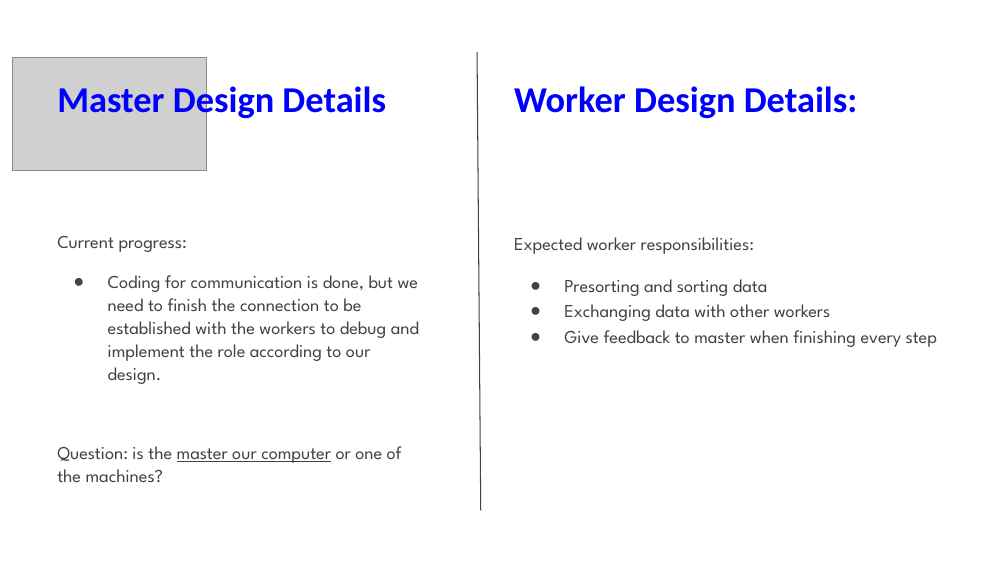
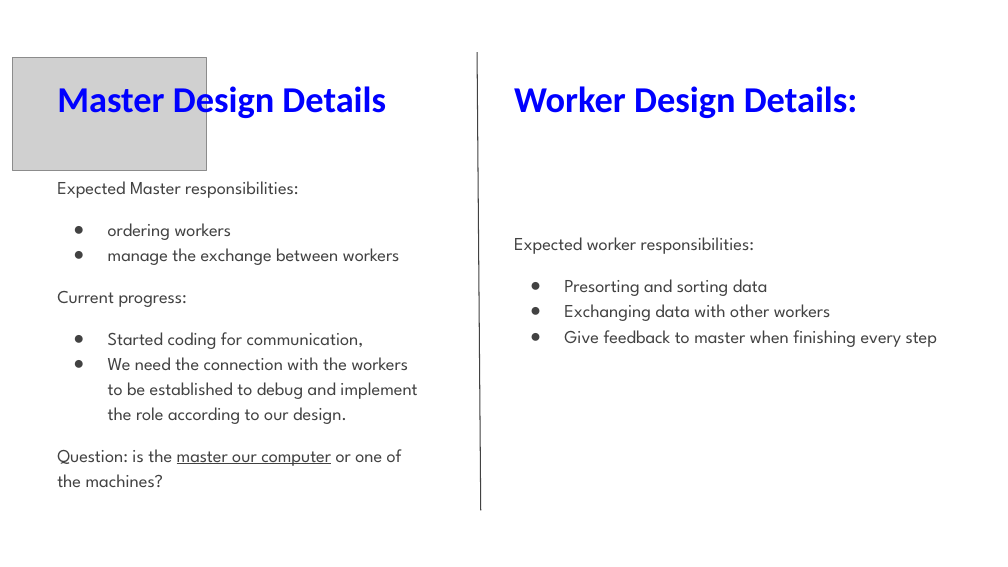
Before and after one commit to mmsellam/332project, a slide deck: slide 9 of Mid-time project presentation.pptx (slide 10 before the commit). Drawn at 1008x567 pixels with LibreOffice and Linux fonts; fonts in the diff are those of the drawing; grey boxes stand for pictures. Boxes give left, top, right and bottom in pixels: in the first picture for what was removed or moved away, otherwise in the second. Text is boxed around its words. In the diff, an @@ line names an element or a change of style, - is before the commit and + after.

Commit message:
Done mid time presentation and quick fixes to design for the worker exchange

```diff
--- a/Mid-time project presentation.pptx
+++ b/Mid-time project presentation.pptx
@@ text "Expected Master responsibilities:": place and size @@
-text "Expected Master responsibilities:" at <box>57,236,419,482</box>
+text "Expected Master responsibilities:" at <box>57,181,417,487</box>
@@ text at <box>57,181,400,265</box>: paragraphs added @@
+Expected Master responsibilities:
+● ordering workers
+● manage the exchange between workers
@@ text at <box>57,291,402,487</box>: line spacing 1.05 to 1.15; more space between paragraphs @@
@@ text at <box>108,332,417,424</box>: text changed @@
-● Coding for communication is done, but we need to finish the connection to be established with the workers to debug and implement the role according to our design.
+● Started coding for communication,
+● We need the connection with the workers to be established to debug and implement the role according to our design.
```
Also in this commit, not shown: 7 other slides changed, 1 slide removed, 2 other files.
